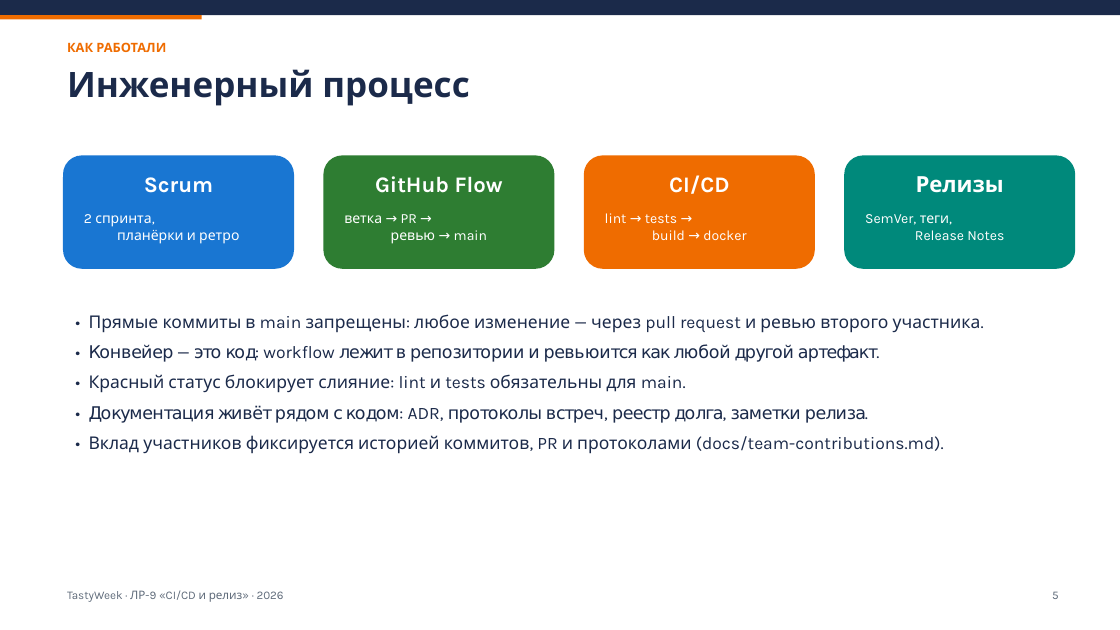
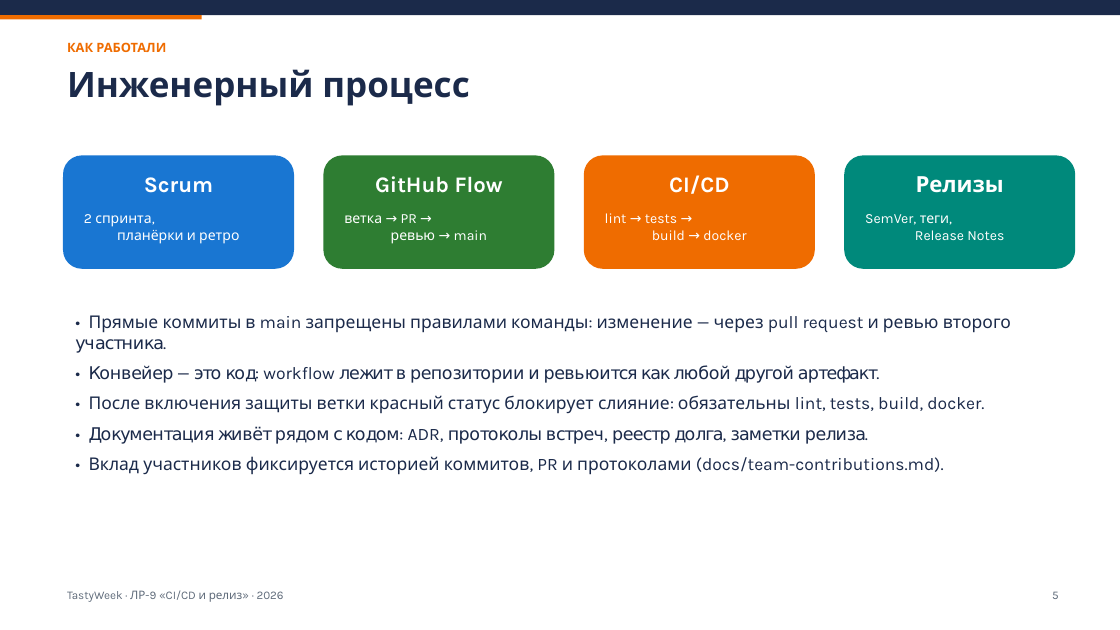
Before and after one commit to sashalebedev1303-blip/planirovanie-menu-na-nedelu, a slide deck: slide 5 of docs/presentation.pptx. Drawn at 1120x630 pixels with LibreOffice and Linux fonts; fonts in the diff are those of the drawing. Boxes give left, top, right and bottom in pixels: in the first picture for what was removed or moved away, otherwise in the second. Text is boxed around its words. In the diff, an @@ line names an element or a change of style, - is before the commit and + after.

Commit message:
docs(lab9): обратная связь репетиции и правки по замечаниям ревью

```diff
--- a/docs/presentation.pptx
+++ b/docs/presentation.pptx
@@ text at (x1=75, y1=315, x2=1011, y2=353): text changed @@
-• Прямые коммиты в main запрещены: любое изменение — через pull request и ревью второго участника.
+• Прямые коммиты в main запрещены правилами команды: изменение — через pull request и ревью второго участника.
@@ text at (x1=89, y1=395, x2=984, y2=413): text changed @@
-• Красный статус блокирует слияние: lint и tests обязательны для main.
+• После включения защиты ветки красный статус блокирует слияние: обязательны lint, tests, build, docker.
```
Also in this commit, not shown: 4 other slides changed, 10 other files.
